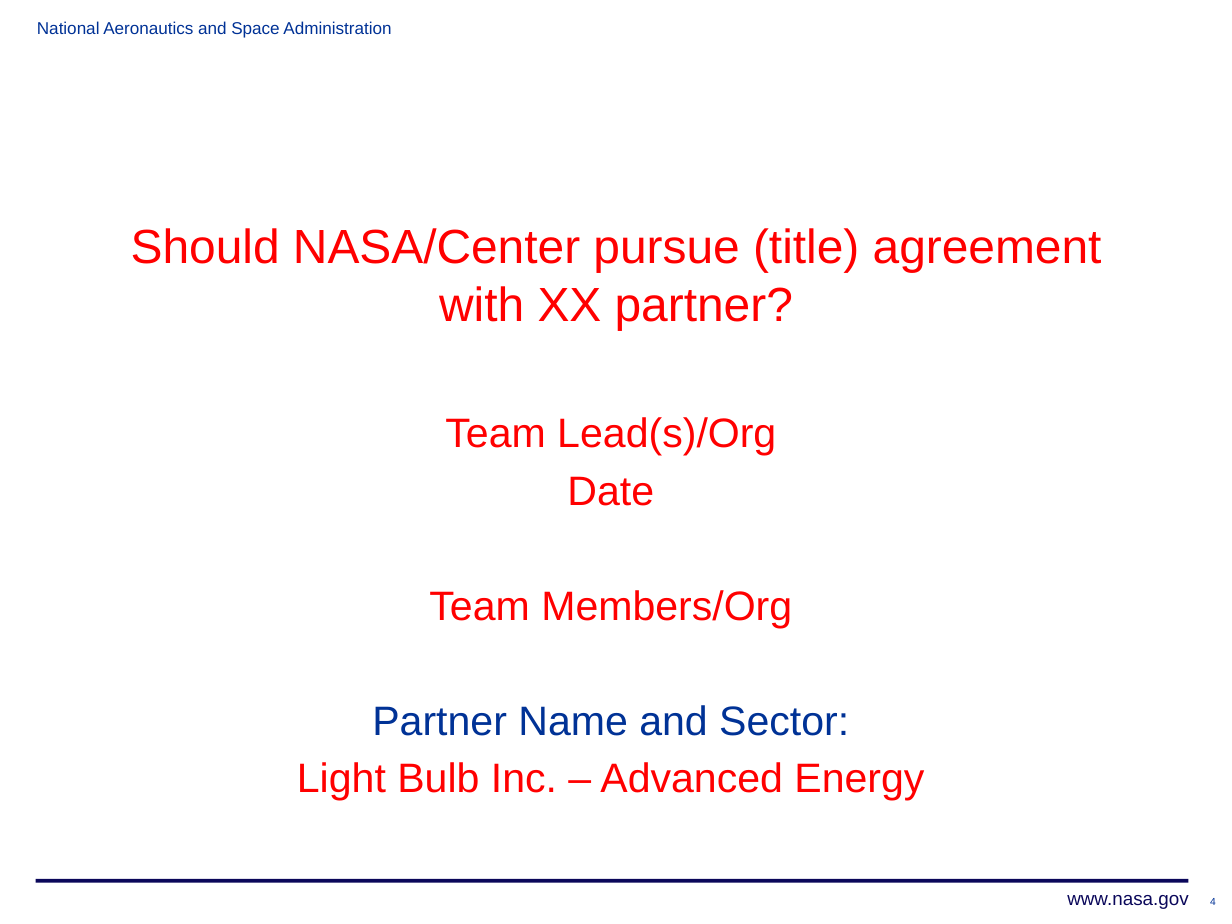
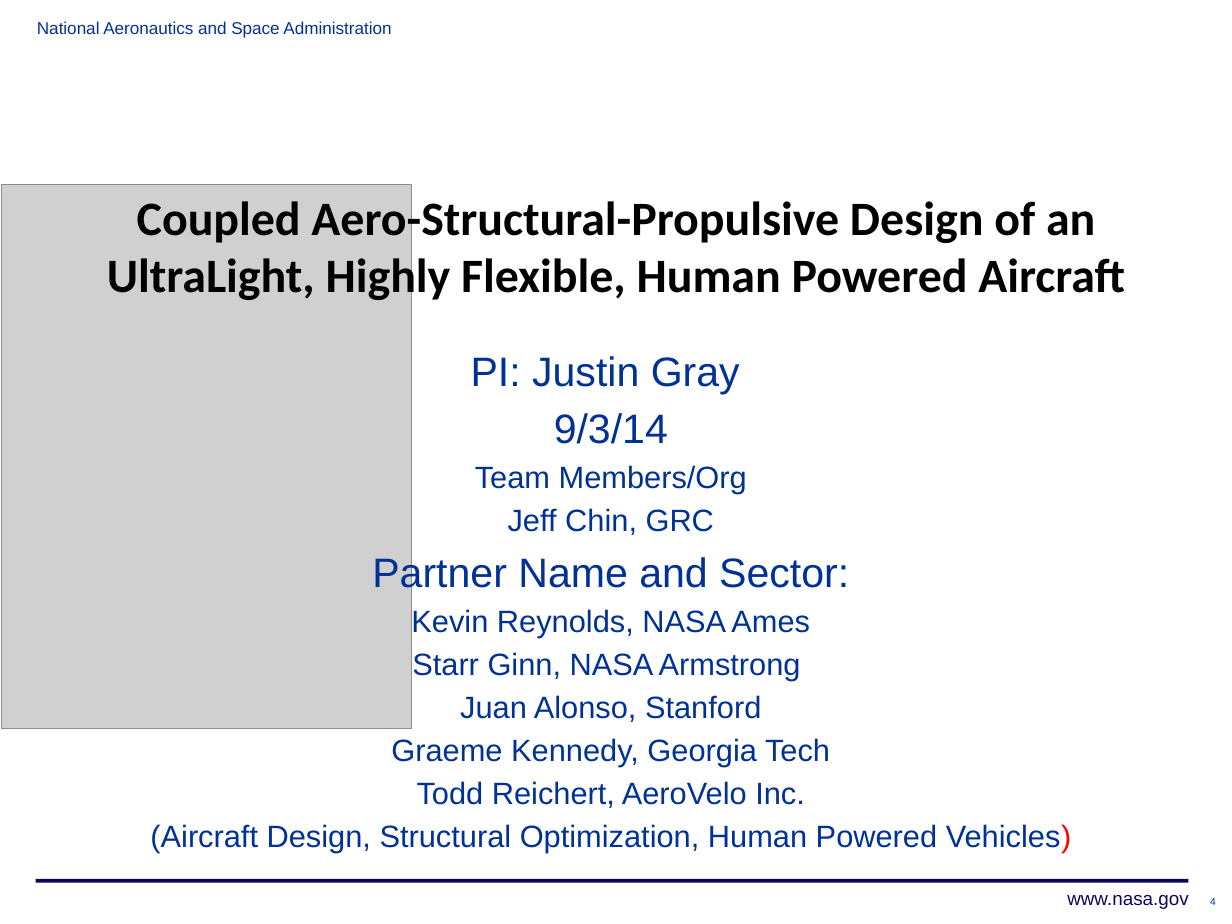
Before and after one commit to JustinSGray/Seedling2015, a slide deck: slide 4 of HPA_RRB_Presentation.pptx. Drawn at 1232x924 pixels with LibreOffice and Linux fonts; fonts in the diff are those of the drawing; grey boxes stand for pictures; background and template pictures are left out. Boxes give left, top, right and bottom in pixels: in the first picture for what was removed or moved away, otherwise in the second. Text is boxed around its words. In the diff, an @@ line names an element or a change of style, - is before the commit and + after.

```diff
--- a/HPA_RRB_Presentation.pptx
+++ b/HPA_RRB_Presentation.pptx
@@ picture added at box(1, 185, 411, 729) @@
@@ title at box(107, 195, 1125, 304): text changed; font Arial to Calibri; text colour #FF0000 to #000000; bold on @@
-Should NASA/Center pursue (title) agreement with XX partner?
+Coupled Aero-Structural-Propulsive Design of an UltraLight, Highly Flexible, Human Powered Aircraft
@@ subtitle "PI: Justin Gray": place and size @@
-subtitle "PI: Justin Gray" at box(297, 417, 924, 800)
+subtitle "PI: Justin Gray" at box(150, 356, 1072, 853)
@@ subtitle at box(471, 356, 740, 444): text changed; text colour #FF0000 to #003296 @@
-Team Lead(s)/Org
-Date
+PI: Justin Gray
+9/3/14
@@ subtitle at box(475, 465, 747, 494): size 24 to 18 pt, text colour #FF0000 to #003296 in "Team Members/Org"; less space between paragraphs @@
@@ subtitle at box(508, 508, 714, 535): paragraph added @@
+Jeff Chin, GRC
@@ subtitle at box(150, 608, 1072, 853): text changed; size 24 to 18 pt; text colour #FF0000 to #003296 @@
-Light Bulb Inc. – Advanced Energy
+Kevin Reynolds, NASA Ames
+Starr Ginn, NASA Armstrong
+Juan Alonso, Stanford
+Graeme Kennedy, Georgia Tech
+Todd Reichert, AeroVelo Inc.
+(Aircraft Design, Structural Optimization, Human Powered Vehicles)
```
Also in this commit, not shown: 1 other slide changed, 3 other files.
